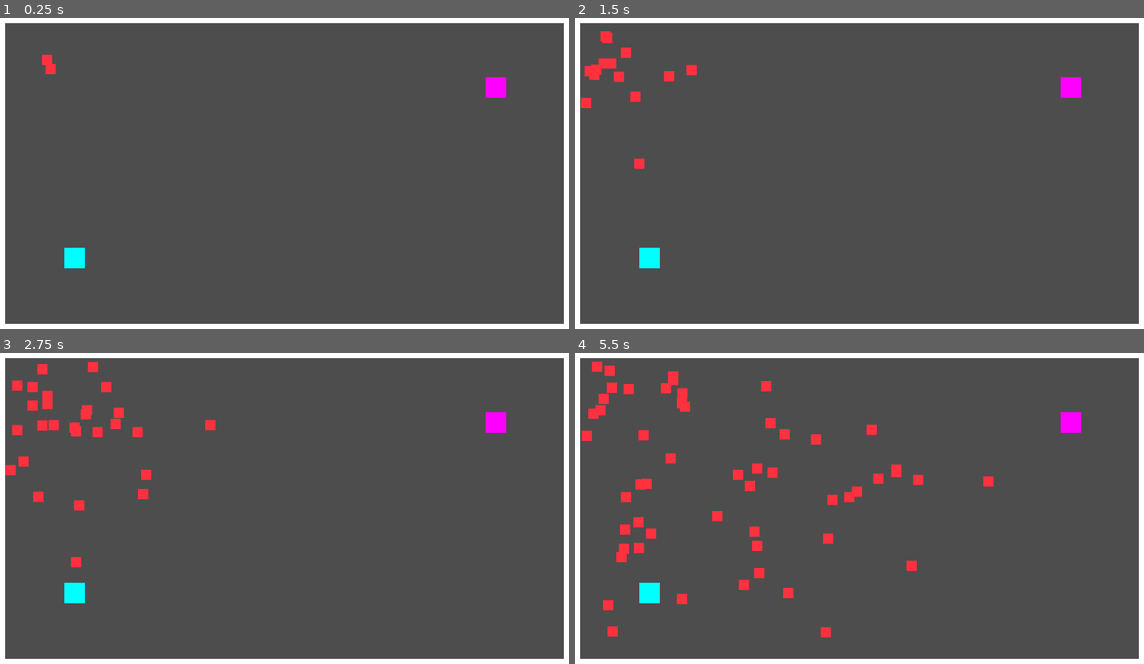
Above: before the commit, frames 1-4 (two rows, left to right).
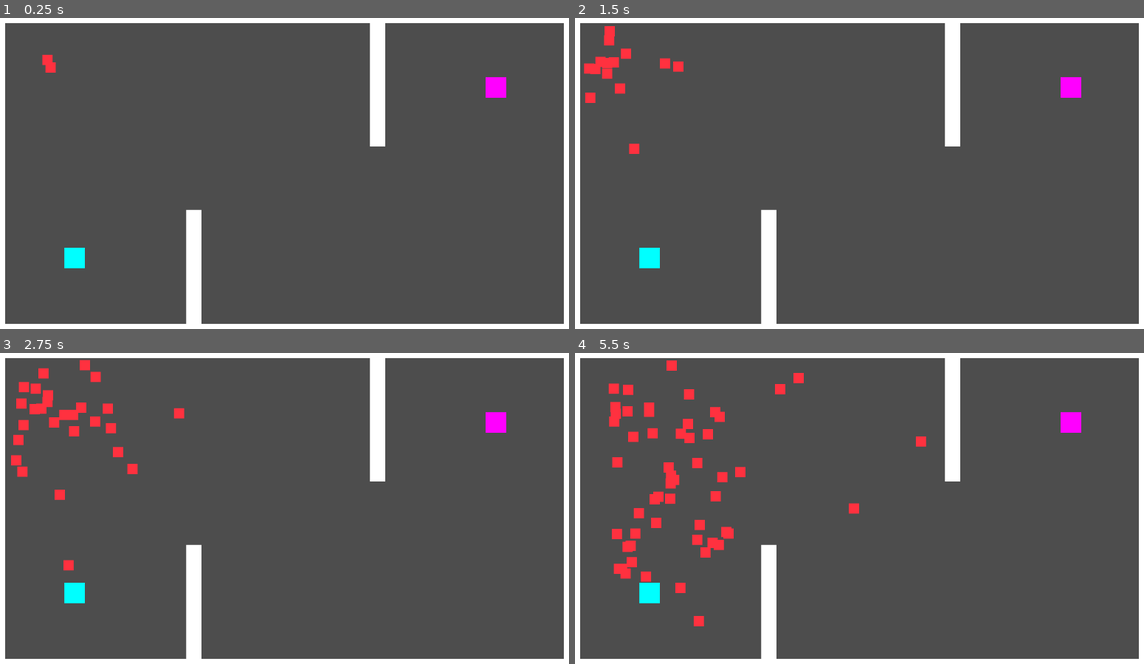
Above: after the commit, the same moments.

Repository: kvmet/kvmet
Game: Godot game, scene res://world.tscn
Two runs of this game, one before a commit and one after it. Both use one fixed random seed, a clock stepped at 60 frames per second and the inputs below.
Inputs:
- Up to frame 1 (0.25 s): no input
- Up to frame 2 (1.5 s): no input
- Up to frame 3 (2.75 s): no input
- Up to frame 4 (5.5 s): no input

The runs differ from the first frame. In frame 1, 2.1% of the frame differs, in the area x 7-68%, y 1-99%; in frame 2, 3.1%; in frame 3, 4.5%; in frame 4, 7.9%, in the area x 1-74%, y 1-99%.

Commit message:
Reduced # of entities. Added obstacles

Diff:
--- a/swarm-logic/src/SpawnTimer.gd
+++ b/swarm-logic/src/SpawnTimer.gd
@@ -2,6 +2,8 @@
 
 @export var agent_scene : PackedScene
 @export var spawn_point : Marker2D
+
+signal spawn
 
 var count = 0
 
@@ -17,14 +19,13 @@
 func _on_timeout():
 	var ag = agent_scene.instantiate()
 	ag.position = spawn_point.position
-	ag.speed = randf_range(150,150)
-	ag.curve = randf_range(0.02,0.03)
+	ag.speed = randf_range(120,130)
+	ag.curve = randf_range(0.01,0.02)
 
 	self.add_sibling(ag)
+	spawn.emit()
 
 	count += 1
 
-	if count > 400:
+	if count > 250:
 		self.stop()
-
-	pass # Replace with function body.
--- a/swarm-logic/src/StepTimer.gd
+++ b/swarm-logic/src/StepTimer.gd
@@ -1,23 +1,28 @@
 extends Timer
 
-@export var shout_dist = 60
+@export var shout_dist = 110
+
+var agents
 
 var shout_distance_squared = 0
 
 # Called when the node enters the scene tree for the first time.
 func _ready():
 	shout_distance_squared = shout_dist * shout_dist
+	agents = get_tree().get_nodes_in_group("Agents")
 	pass # Replace with function body.
-
 
 # Called every frame. 'delta' is the elapsed time since the previous frame.
 func _process(delta):
 	pass
 
 func _on_timeout():
-	var agents = get_tree().get_nodes_in_group("Agents")
 	for a in agents:
 		for b in agents:
 			if (a != b and
 				a.position.distance_squared_to(b.position) <= shout_distance_squared):
 					b.shout_at(a,a.step_counts,shout_dist)
+
+
+func _on_spawn_timer_spawn():
+	agents = get_tree().get_nodes_in_group("Agents")
--- a/swarm-logic/src/agent.gd
+++ b/swarm-logic/src/agent.gd
@@ -2,8 +2,10 @@
 
 @export var speed = 130
 @export var curve = 0.1 # Alter direction
+@export var juke_interval = 100
 
 var goal = 0
+var juke_counter = 0
 var step_counts = [1000000,1000000]
 var direction = Vector2(0,1)
 var rd = RandomNumberGenerator.new()
@@ -35,6 +37,12 @@
 		else:
 			direction = direction.bounce(coll.get_normal())
 
+	juke_counter += 1
+	if juke_counter > juke_interval:
+		direction = Vector2(direction.x + rd.randfn(0,curve), direction.y + rd.randfn(0,curve))
+		direction = direction.normalized()
+		juke_counter = 0
+
 func shout_at(node : RigidBody2D, steps : Array, range : float):
 	var chase = false
 	#print("self %d other %d, eval %d" % [step_counts[0],steps[0],0])
@@ -51,8 +59,3 @@
 	if chase:
 		direction = self.position.direction_to(node.position) + direction
 		direction = direction.normalized()
-
-
-func _on_step_timer_timeout():
-	direction = Vector2(direction.x + rd.randfn(0,curve), direction.y + rd.randfn(0,curve))
-	direction = direction.normalized()
--- a/swarm-logic/src/agent.tscn
+++ b/swarm-logic/src/agent.tscn
@@ -18,9 +18,3 @@
 offset_right = 10.0
 offset_bottom = 10.0
 color = Color(1, 0.192157, 0.247059, 1)
-
-[node name="StepTimer" type="Timer" parent="."]
-wait_time = 0.273
-autostart = true
-
-[connection signal="timeout" from="StepTimer" to="." method="_on_step_timer_timeout"]
--- a/swarm-logic/src/world.tscn
+++ b/swarm-logic/src/world.tscn
@@ -61,6 +61,30 @@
 offset_right = 1200.0
 offset_bottom = 30.0
 
+[node name="Wall5" type="StaticBody2D" parent="Terrain"]
+position = Vector2(384, 1595)
+rotation = -1.5708
+
+[node name="CollisionShape2D" type="CollisionShape2D" parent="Terrain/Wall5"]
+position = Vector2(600, 15)
+shape = SubResource("RectangleShape2D_0m54j")
+
+[node name="ColorRect" type="ColorRect" parent="Terrain/Wall5"]
+offset_right = 1200.0
+offset_bottom = 30.0
+
+[node name="Wall6" type="StaticBody2D" parent="Terrain"]
+position = Vector2(743, 271)
+rotation = -1.5708
+
+[node name="CollisionShape2D" type="CollisionShape2D" parent="Terrain/Wall6"]
+position = Vector2(600, 15)
+shape = SubResource("RectangleShape2D_0m54j")
+
+[node name="ColorRect" type="ColorRect" parent="Terrain/Wall6"]
+offset_right = 1200.0
+offset_bottom = 30.0
+
 [node name="Goals" type="Node2D" parent="."]
 
 [node name="Goal_A" type="StaticBody2D" parent="Goals"]
@@ -109,5 +133,6 @@
 autostart = true
 script = ExtResource("4_aix50")
 
+[connection signal="spawn" from="Agents/SpawnTimer" to="Agents/StepTimer" method="_on_spawn_timer_spawn"]
 [connection signal="timeout" from="Agents/SpawnTimer" to="Agents/SpawnTimer" method="_on_timeout"]
 [connection signal="timeout" from="Agents/StepTimer" to="Agents/StepTimer" method="_on_timeout"]
